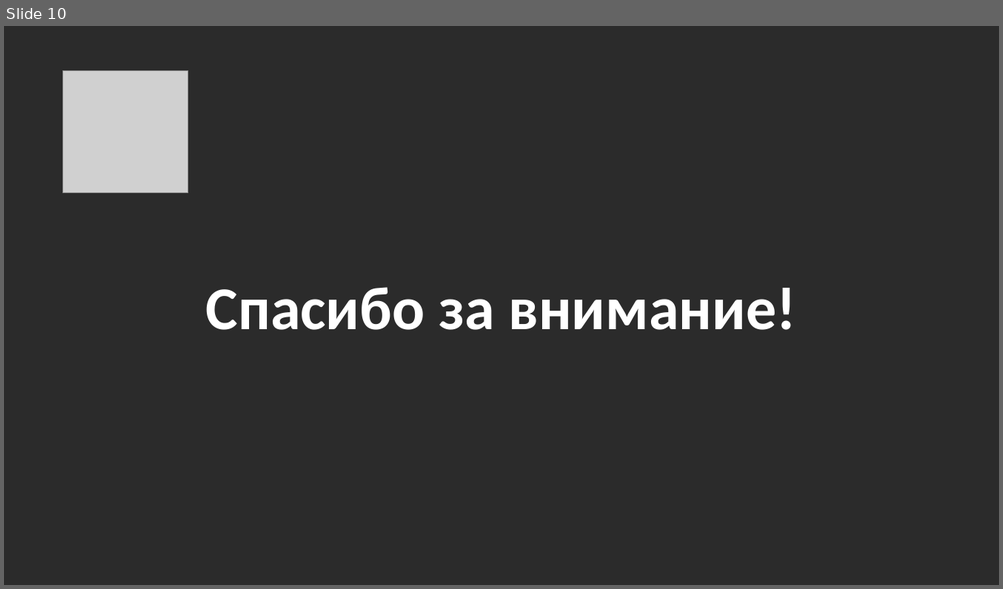
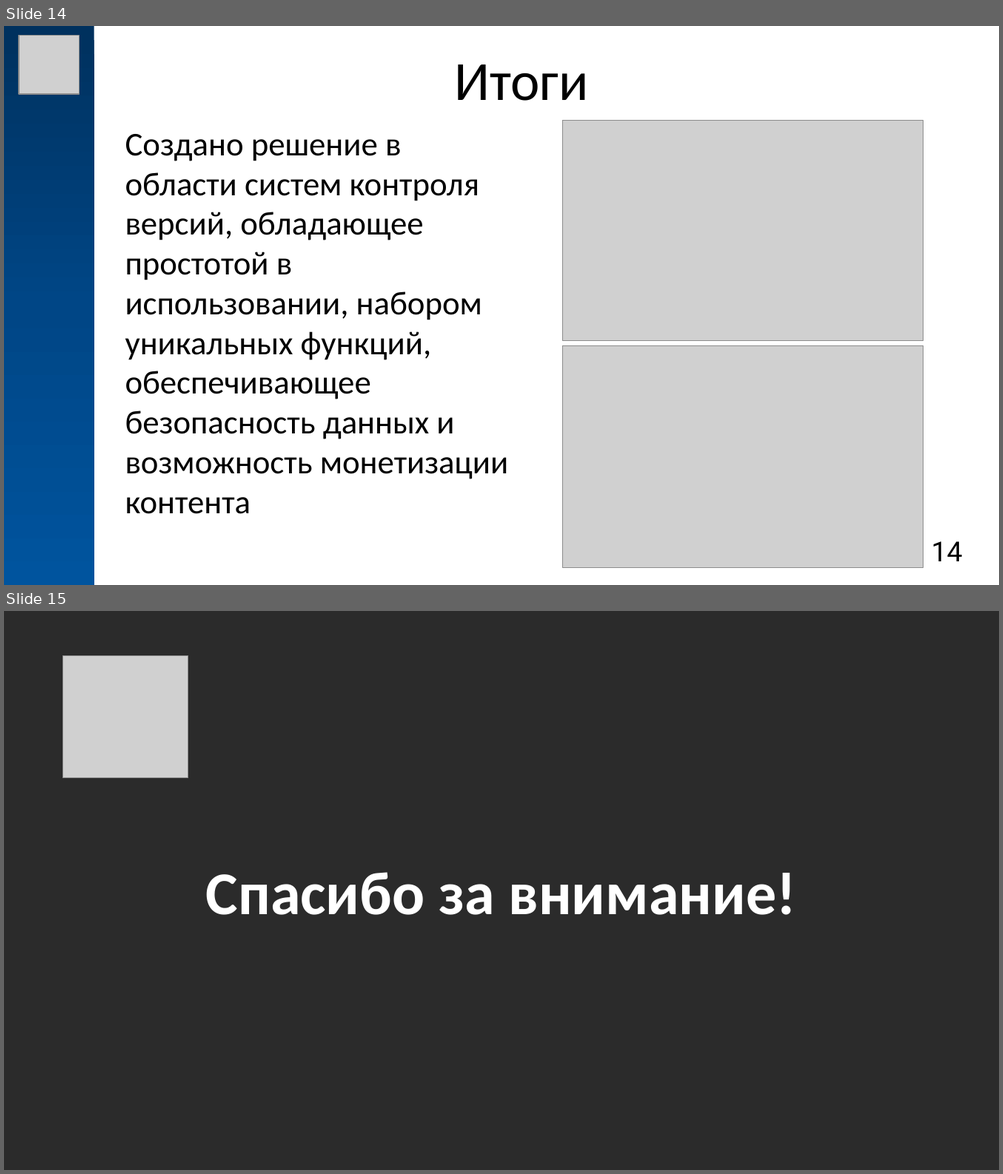
Before and after one commit to MrR3353/diplom, a slide deck: docs/Презентация в стиле КФУ.pptx. Shown one above the other, each under a label of ours: slide 10 before the commit, slides 14 and 15 after it. The pictures are 1003x589 and 1003x1174 pixels, drawn with LibreOffice and Linux fonts; fonts in the diff are those of the drawing; grey boxes stand for pictures; background and template pictures are left out; a plain dark background stands for a picture behind light text. Boxes give left, top, right and bottom in pixels: in the first picture for what was removed or moved away, otherwise in the second. Text is boxed around its words. In the diff, an @@ line names an element or a change of style, - is before the commit and + after.

```diff
--- a/docs/Презентация в стиле КФУ.pptx
+++ b/docs/Презентация в стиле КФУ.pptx
@@ slide 14 added at (4,26,999,585), background #FFFFFF @@
@@ rectangle added at (4,26,94,585), fill gradient #00325E to #004786 to #00549F @@
@@ picture added at (19,36,79,95) @@
@@ title added at (454,64,588,101), 40 pt, text #000000 @@
+Итоги
@@ text added at (125,134,509,514), 24 pt, text #000000 @@
+Создано решение в области систем контроля версий, обладающее простотой в использовании, набором уникальных функций, обеспечивающее безопасность данных и возможность монетизации контента
@@ picture added at (563,121,923,341) @@
@@ picture added at (563,346,923,568) @@
@@ page number added at (931,542,962,562), 20 pt, text #000000 @@
+14
@@ what was slide 10 is now slide 15 @@
```
Also in this commit, not shown: 3 slides changed, 9 other slides added, 5 slides removed, 1 other file.
